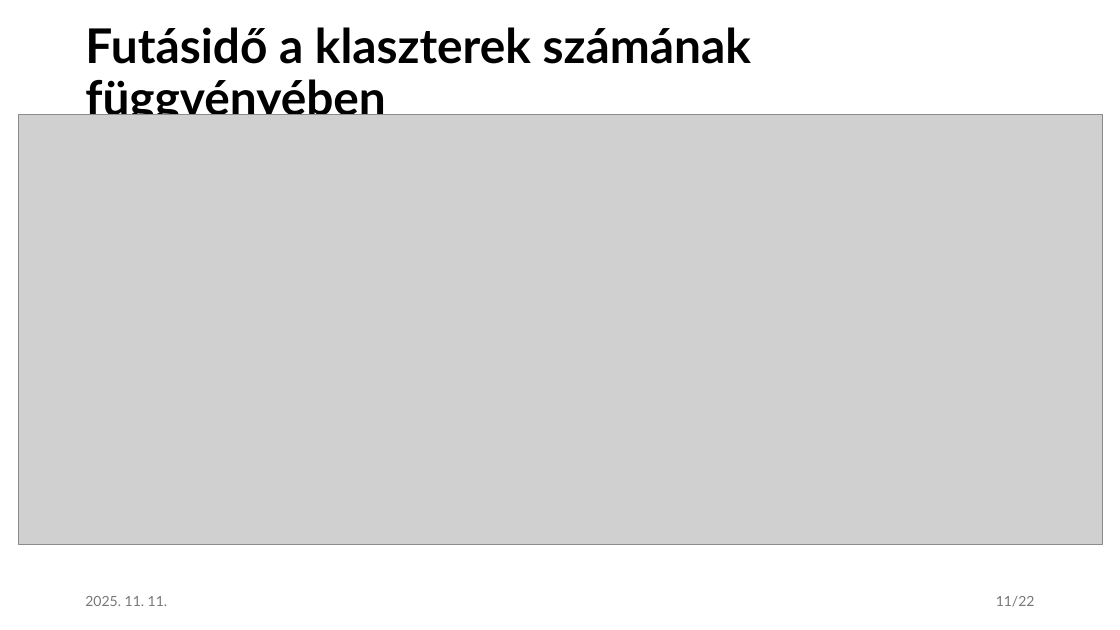
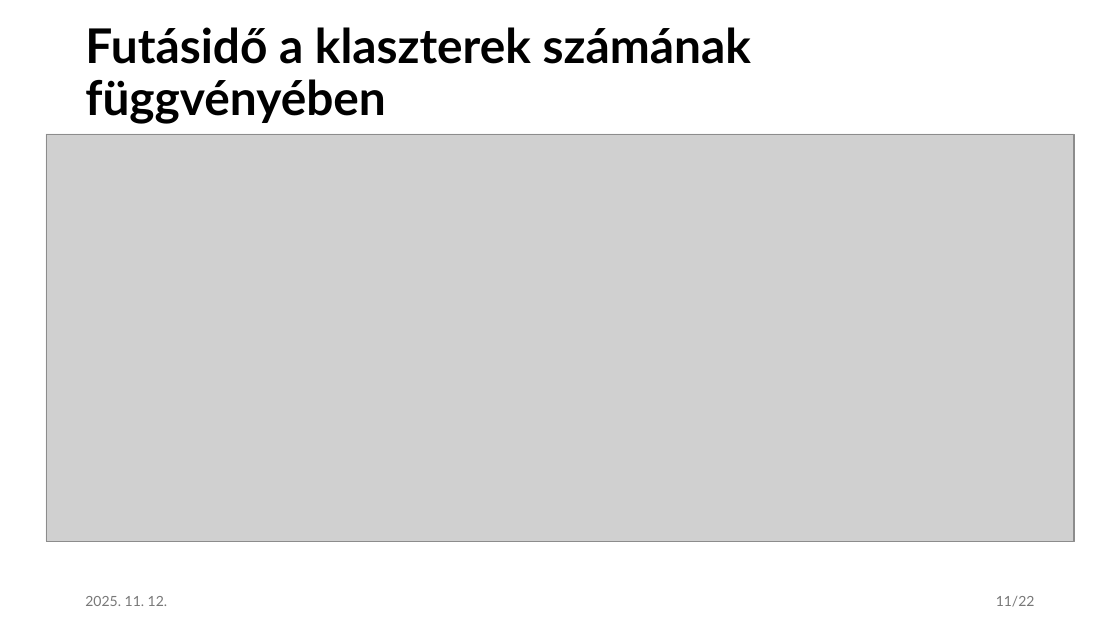
Before and after one commit to czotterbenedek/rag-onlineclustering-optimization, a slide deck: slide 11 of tdk/CzotterBenedek_TDK_javitott.pptx. Drawn at 1120x630 pixels with LibreOffice and Linux fonts; fonts in the diff are those of the drawing; grey boxes stand for pictures. Boxes give left, top, right and bottom in pixels: in the first picture for what was removed or moved away, otherwise in the second. Text is boxed around its words. In the diff, an @@ line names an element or a change of style, - is before the commit and + after.

```diff
--- a/tdk/CzotterBenedek_TDK_javitott.pptx
+++ b/tdk/CzotterBenedek_TDK_javitott.pptx
@@ picture: place and size @@
-picture at bbox=[18, 115, 1102, 544]
+picture at bbox=[46, 134, 1075, 542]
@@ picture added at bbox=[46, 134, 1074, 542] @@
@@ text at bbox=[85, 596, 168, 606]: text changed @@
-2025. 11. 11.
+2025. 11. 12.
```
Also in this commit, not shown: 18 other slides changed, 1 other file.
